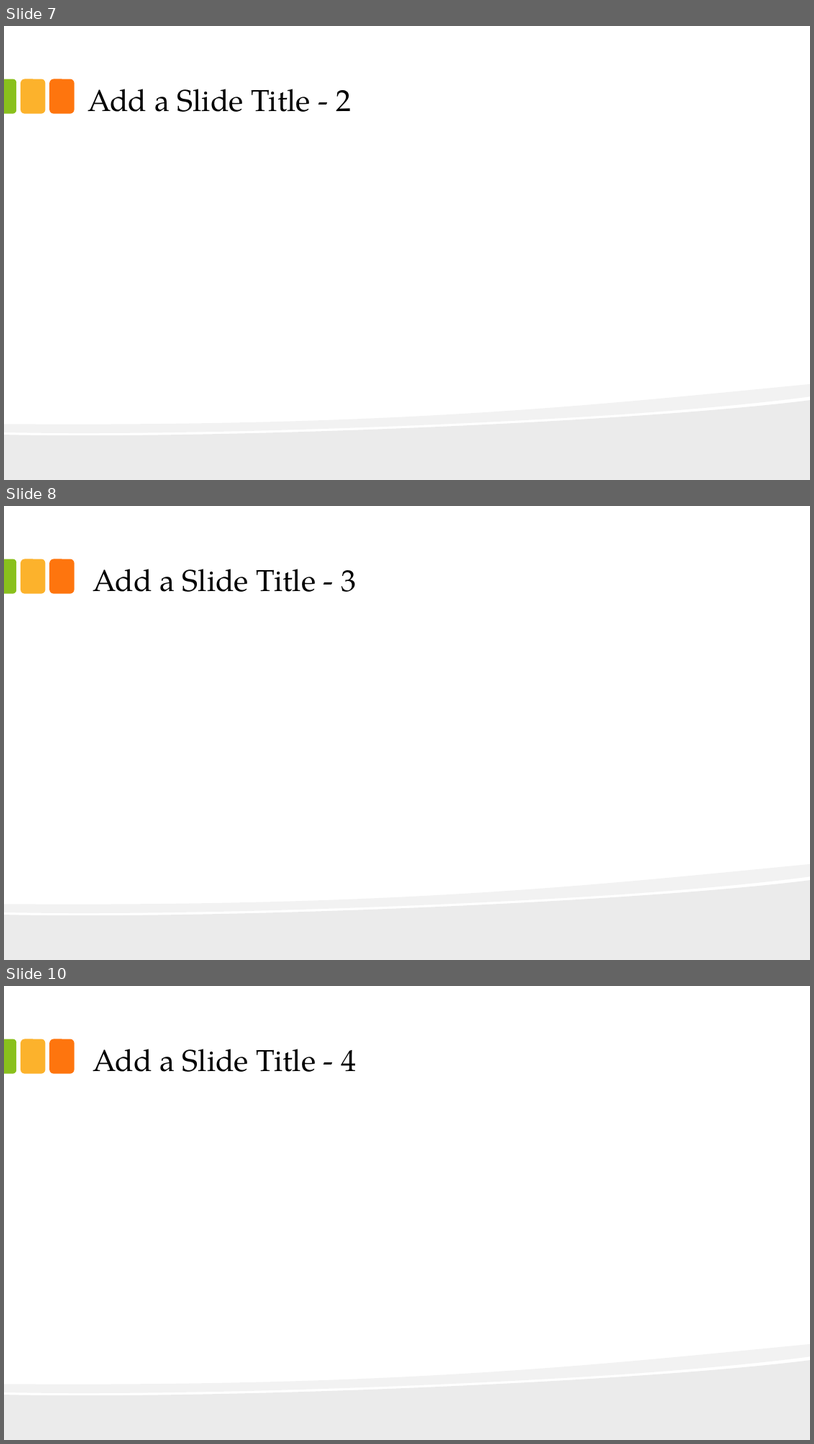
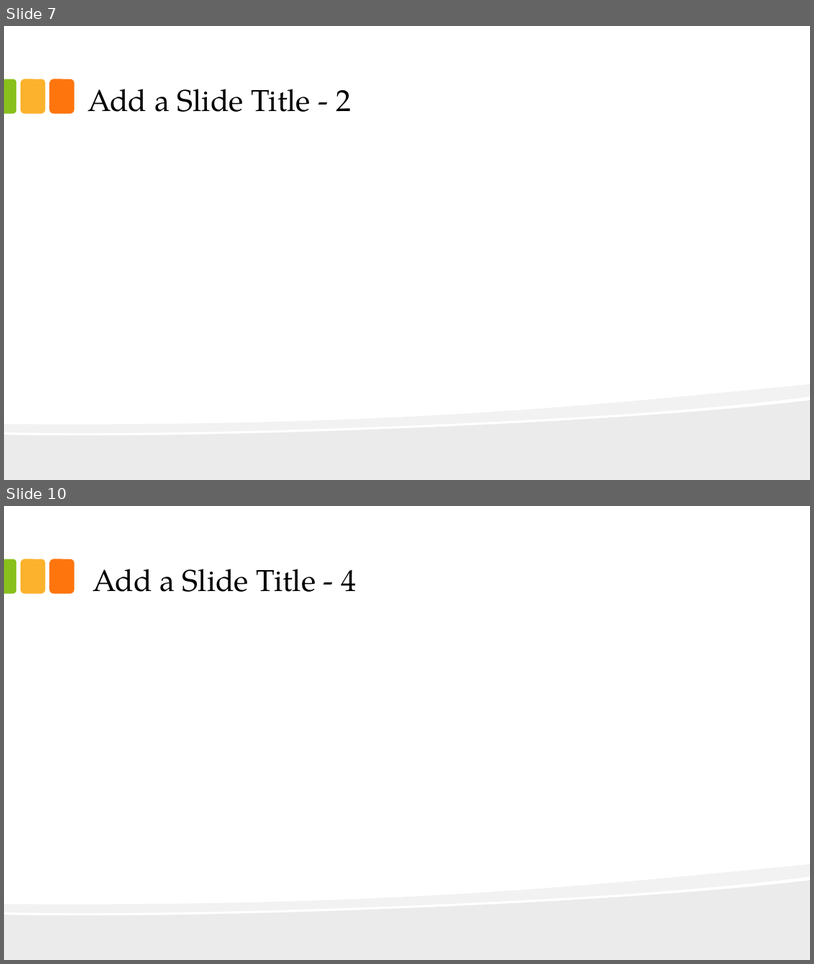
Before and after one commit to MaGoodman12/Food-Insecurity-in-Low-Income-TN-Counties, a slide deck: Capstone Presentation.pptx. Shown one above the other, each under a label of ours: slides 7, 8 and 10 before the commit, slides 7 and 10 after it; the slides between them are not shown. The pictures are 814x1444 and 814x964 pixels, drawn with LibreOffice and Linux fonts; fonts in the diff are those of the drawing. Boxes give left, top, right and bottom in pixels: in the first picture for what was removed or moved away, otherwise in the second. Text is boxed around its words. In the diff, an @@ line names an element or a change of style, - is before the commit and + after.

```diff
--- a/Capstone Presentation.pptx
+++ b/Capstone Presentation.pptx
@@ slide 8 removed at bbox=[4, 506, 810, 960], background #FFFFFF; not listed: 5 template elements that a slide beside it also shows @@
@@ title removed at bbox=[93, 569, 356, 592] @@
-Add a Slide Title - 3
```
Also in this commit, not shown: 1 slide changed, 1 slide added, 4 other files.
